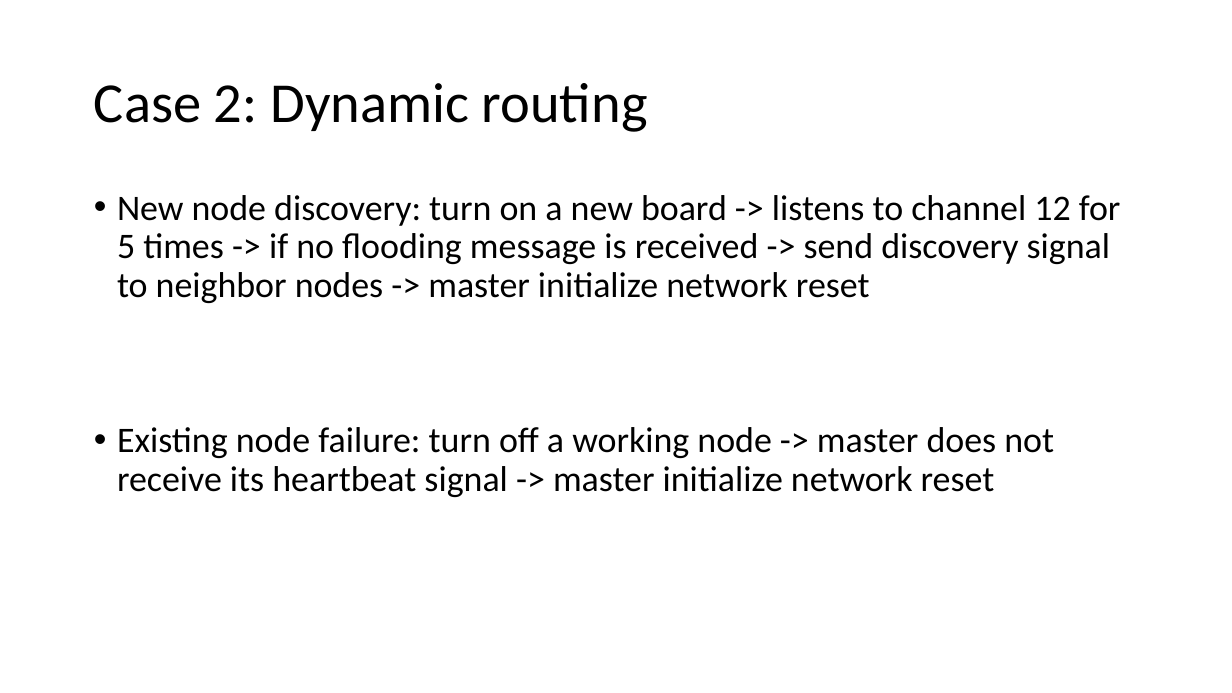
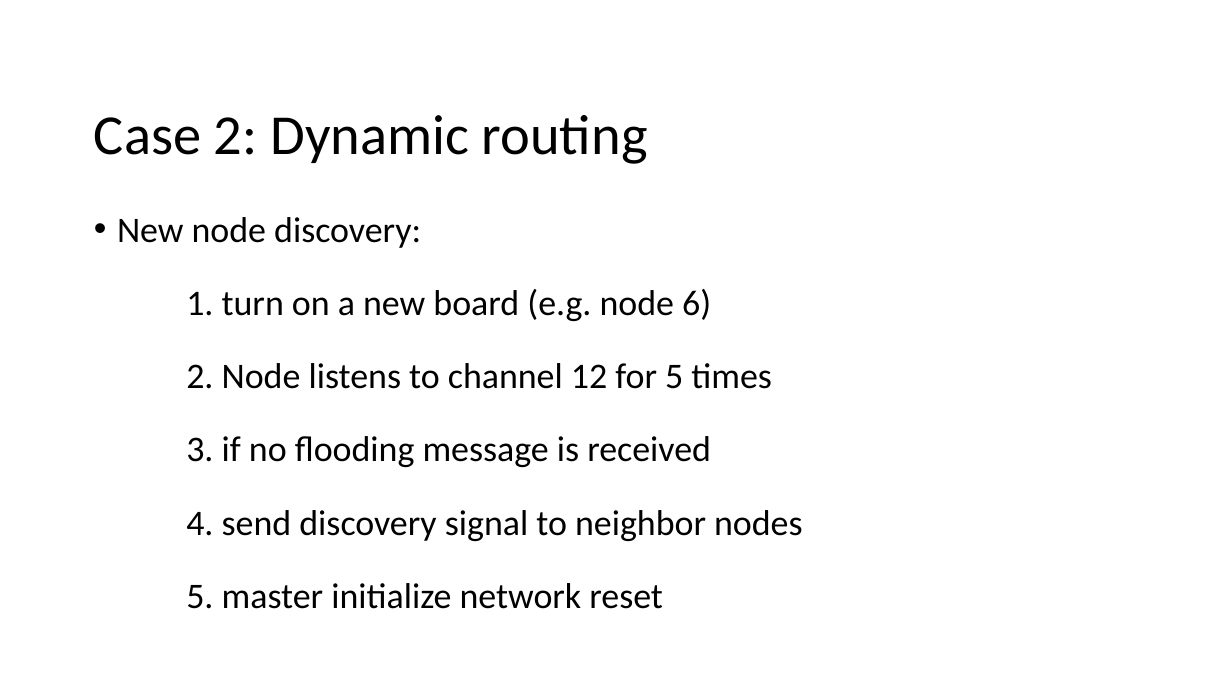
Before and after one commit to Codaxx/WSN_Lab_2025, a slide deck: slide 12 of wsnlab-ss25-final-group2.pptx (slide 10 before the commit). Drawn at 1232x693 pixels with LibreOffice and Linux fonts; fonts in the diff are those of the drawing; background and template pictures are left out. Boxes give left, top, right and bottom in pixels: in the first picture for what was removed or moved away, otherwise in the second. Text is boxed around its words. In the diff, an @@ line names an element or a change of style, - is before the commit and + after.

Commit message:
Update final presentation ppt

```diff
--- a/wsnlab-ss25-final-group2.pptx
+++ b/wsnlab-ss25-final-group2.pptx
@@ title "Case 2: Dynamic routing": place and size @@
-title "Case 2: Dynamic routing" at box(94, 83, 648, 132)
+title "Case 2: Dynamic routing" at box(94, 115, 648, 164)
@@ text at box(117, 217, 802, 609): text changed @@
-• New node discovery: turn on a new board -> listens to channel 12 for 5 times -> if no flooding message is received -> send discovery signal to neighbor nodes -> master initialize network reset
-• Existing node failure: turn off a working node -> master does not receive its heartbeat signal -> master initialize network reset
+• New node discovery:
+1. turn on a new board (e.g. node 6)
+2. Node listens to channel 12 for 5 times
+3. if no flooding message is received
+4. send discovery signal to neighbor nodes
+5. master initialize network reset
```
Also in this commit, not shown: 11 other slides changed, 3 slides added.
